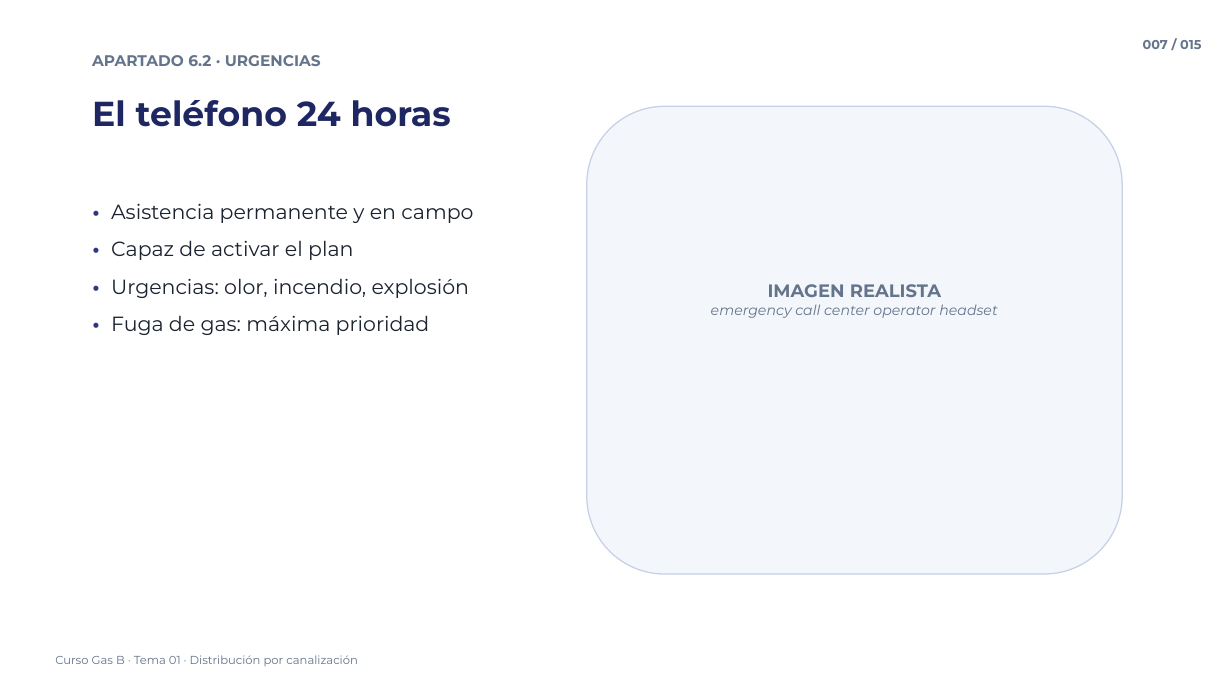
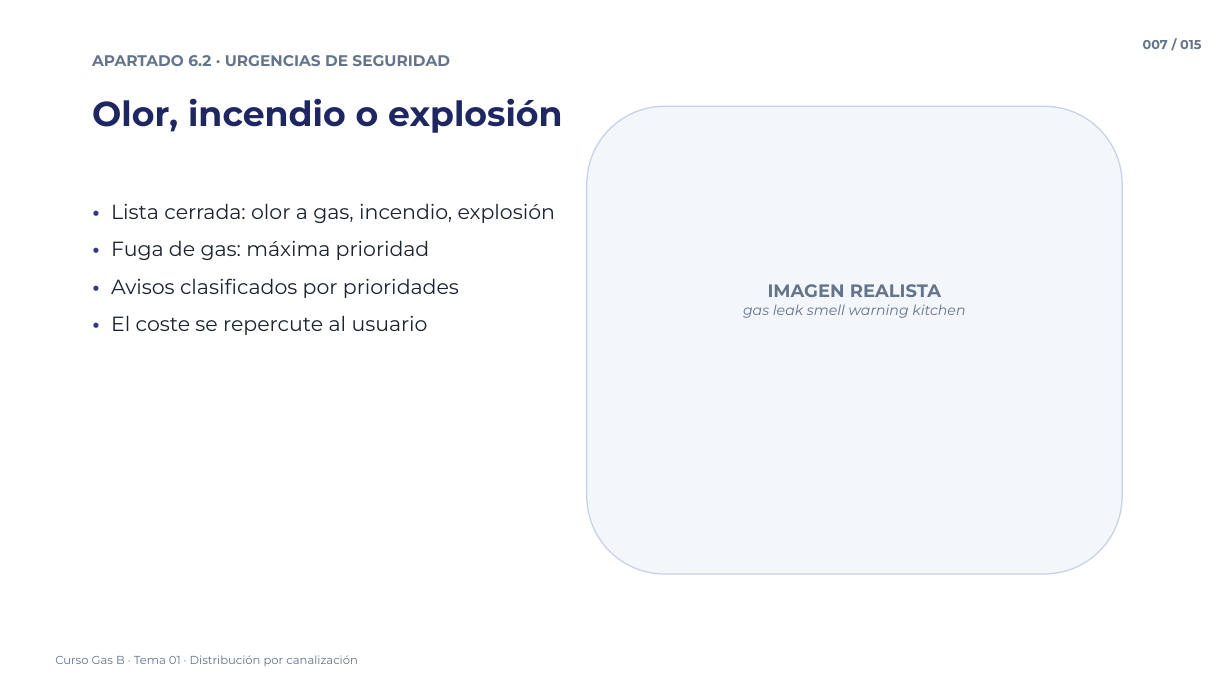
Before and after one commit to noahcuadrado-cmd/averias-frigorificas, a slide deck: slide 7 of Curso Gas B/01 - ITC-ICG 01 - Distribucion por canalizacion/01 - ITC-ICG 01 - Distribucion por canalizacion - Vídeo 2.pptx. Drawn at 1232x693 pixels with LibreOffice and Linux fonts; fonts in the diff are those of the drawing. Boxes give left, top, right and bottom in pixels: in the first picture for what was removed or moved away, otherwise in the second. Text is boxed around its words. In the diff, an @@ line names an element or a change of style, - is before the commit and + after.

```diff
--- a/Curso Gas B/01 - ITC-ICG 01 - Distribucion por canalizacion/01 - ITC-ICG 01 - Distribucion por canalizacion - Vídeo 2.pptx
+++ b/Curso Gas B/01 - ITC-ICG 01 - Distribucion por canalizacion/01 - ITC-ICG 01 - Distribucion por canalizacion - Vídeo 2.pptx
@@ text at [92, 55, 450, 66]: text changed @@
-APARTADO 6.2 · URGENCIAS
+APARTADO 6.2 · URGENCIAS DE SEGURIDAD
@@ text at [92, 98, 562, 133]: text changed @@
-El teléfono 24 horas
+Olor, incendio o explosión
@@ text at [111, 203, 555, 223]: text changed @@
-• Asistencia permanente y en campo
-• Capaz de activar el plan
-• Urgencias: olor, incendio, explosión
+• Lista cerrada: olor a gas, incendio, explosión
@@ text at [111, 278, 459, 335]: paragraphs added @@
+• Avisos clasificados por prioridades
+• El coste se repercute al usuario
@@ text at [743, 304, 965, 318]: text changed @@
-emergency call center operator headset
+gas leak smell warning kitchen
```
Also in this commit, not shown: 12 other slides changed, 1 slide added, 1 slide removed, 12 other files.
